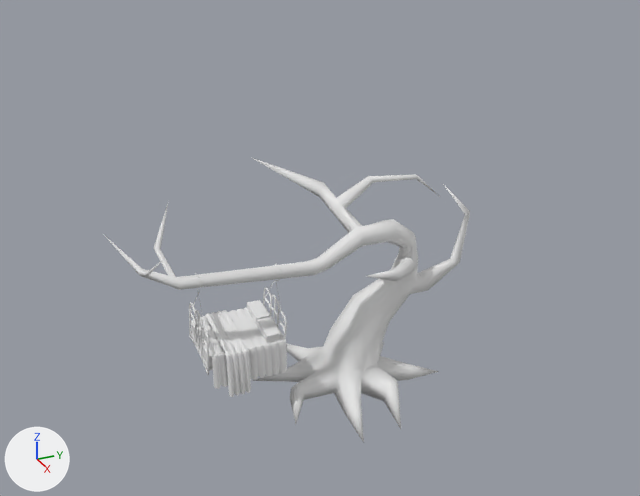
The FBX model Assets/Environment/World/Static/Treebed/Treebed.fbx, before and after one commit.
The view is the same before and after, from a 50 mm camera at (30.9, -15.1, 22.1) aimed at (-0.3, -1.1, 6.5). Arrows for +X, +Y and +Z are at lower left; the lights stay in place. Objects named as collision shapes, trigger or cutter boxes, shadow casters or lower levels of detail are left out. Where no turn or scale is listed for an object, it has been applied to the vertices.

Before the edit, the objects in view are built like this:
```python
me_plane = bpy.data.meshes.new('Plane')
me_plane.from_pydata(...)  # 295 vertices, 336 faces; spans x -4.4..4.7, y -9.9..5.6, z 0.0..9.9
me_plane_006 = bpy.data.meshes.new('Plane.006')
me_plane_006.from_pydata(...)  # 2246 vertices, 2190 faces; spans x -1.54..1.27, y -1.71..1.71, z -1.77..0.72
me_plane_008 = bpy.data.meshes.new('Plane.008')
me_plane_008.from_pydata(...)  # 800 vertices, 684 faces; spans x -1.69..1.6, y -1.18..-0.2, z -2.17..0.25
ob_bed_frame = bpy.data.objects.new('Bed_Frame', me_plane_006)
ob_bed_frame.location = (0.0, -4.98, 4.16)
ob_plane_001 = bpy.data.objects.new('Plane.001', me_plane_008)
ob_plane_001.location = (-0.07, -4.78, 3.62)
ob_tree_base = bpy.data.objects.new('Tree_Base', me_plane)
ob_tree_base.location = (0.0, 0.0, 0.0)
# also in view: 'Plane' at (-0.1, -4.9, 2.8)
```
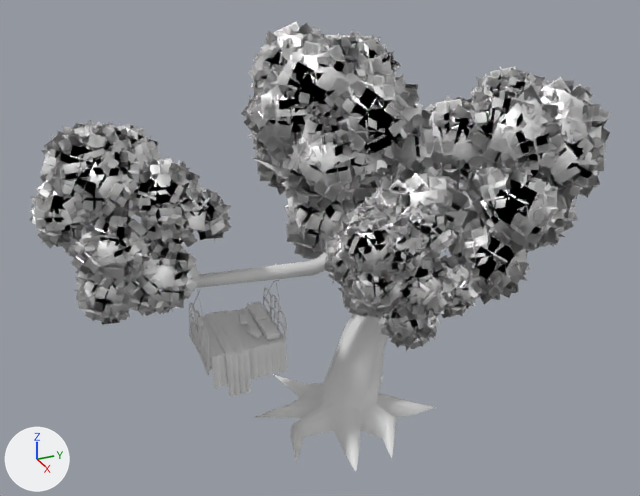
Commit message: + Added Treebed

Pixel boxes [x1, y1, x2, y2] of what changed, in the pictures (640 x 496 px):
'LOD0', added
    after: [29, 120, 231, 325]
'Tree_Base', reshaped
    before: [103, 158, 470, 443]
    after: [153, 158, 469, 472]
'LOD0.002', added
    after: [367, 70, 609, 302]
'LOD0.003', added
    after: [245, 24, 465, 257]
'LOD1.002', added
    after: [366, 67, 610, 304]
'LOD1.003', added
    after: [243, 22, 466, 258]
'LOD0.001', added
    after: [325, 200, 481, 349]
'LOD2.002', added
    after: [364, 67, 610, 300]
'LOD2.003', added
    after: [241, 28, 432, 259]
'LOD1.001', added
    after: [324, 200, 482, 351]
'LOD2.001', added
    after: [325, 202, 482, 349]
'Cube.003', added
    after: [247, 327, 262, 338]
'Cube.004', added
    after: [239, 314, 248, 325]
part 1 of me_plane, cut back
    before: [252, 279, 438, 443]
    after: [255, 314, 435, 472]

Edits to the bpy script that builds the scene:
```text
Change me_plane:
    remove me_plane.from_pydata(...)  # 295 vertices, 336 faces; spans x -4.4..4.7, y -9.9..5.6, z 0.0..9.9
    add me_plane.from_pydata(...)  # 295 vertices, 320 faces; spans x -4.4..4.1, y -9.9..5.6, z -2.0..9.9
    me_plane part 1
    16 faces are deleted
    86 vertices in x -3.1..2.8, y -4.0..4.1, z 0.0..2.1 move by (0.0, 0.0, -2.0)
    16 vertices in x -4.4..2.9, y -2.2..2.7, z 0.0..1.0 move by (0.0, 0.0, -1.9)
    3 vertices in x -0.7..0.7, y 0.5..0.7, z 3.7..3.8 move by (0.0, -0.3, -1.4)
    7 vertices move from x -1.0..4.7, y -1.4..2.0, z 0.0..3.2 to x -1.0..4.1, y -1.4..1.9, z -2.0..1.9
Add ob_lod2_001:
    ob_lod2_001 = bpy.data.objects.new('LOD2.001', me_lod2_001)  # 2016 vertices, 1008 faces; spans x -1.79..4.33, y -7.59..-1.6, z 0.3..6.5; in mat_leaves_mat (its picture is missing)
    ob_lod2_001.location = (1.75, 5.24, 3.14)
Add ob_cube_003:
    ob_cube_003 = bpy.data.objects.new('Cube.003', me_cube_009)  # 122 vertices, 144 faces; spans x -0.349..0.347, y -0.276..0.276, z -0.127..0.127
    ob_cube_003.location = (0.52, -4.44, 3.63)
Add ob_lod1_001:
    ob_lod1_001 = bpy.data.objects.new('LOD1.001', me_lod1_001)  # 4032 vertices, 2016 faces; spans x -1.88..4.35, y -7.57..-1.55, z 0.21..6.54; in mat_leaves_mat (its picture is missing)
    ob_lod1_001.location = (1.75, 5.24, 3.14)
Add ob_lod1_002:
    ob_lod1_002 = bpy.data.objects.new('LOD1.002', me_lod1_002)  # 4032 vertices, 2016 faces; spans x -2.92..6.77, y 0.59..10.57, z 2.14..11.5; in mat_leaves_mat (its picture is missing)
    ob_lod1_002.location = (-1.25, 0.16, 2.16)
Add ob_cube_004:
    ob_cube_004 = bpy.data.objects.new('Cube.004', me_cube_010)  # 122 vertices, 144 faces; spans x -0.337..0.334, y -0.228..0.228, z -0.127..0.127
    ob_cube_004.location = (-0.43, -4.58, 3.8)
Add ob_lod2_003:
    ob_lod2_003 = bpy.data.objects.new('LOD2.003', me_lod2_003)  # 2016 vertices, 1008 faces; spans x -7.52..2.11, y -8.32..1.17, z 2.92..12.44; in mat_leaves_mat (its picture is missing)
    ob_lod2_003.location = (1.13, 5.0, 2.66)
Add ob_lod0:
    ob_lod0 = bpy.data.objects.new('LOD0', me_lod0)  # 6048 vertices, 3024 faces; spans x -3.62..3.43, y -7.12..0.54, z 2.26..10.35; in mat_leaves_mat (its picture is missing)
    ob_lod0.location = (0.0, -5.46, 2.86)
Add ob_lod0_002:
    ob_lod0_002 = bpy.data.objects.new('LOD0.002', me_lod0_002)  # 6048 vertices, 3024 faces; spans x -2.96..6.7, y 0.67..10.49, z 2.22..11.43; in mat_leaves_mat (its picture is missing)
    ob_lod0_002.location = (-1.25, 0.16, 2.16)
Add ob_lod0_003:
    ob_lod0_003 = bpy.data.objects.new('LOD0.003', me_lod0_003)  # 6048 vertices, 3024 faces; spans x -7.67..2.16, y -8.36..1.13, z 2.76..12.6; in mat_leaves_mat (its picture is missing)
    ob_lod0_003.location = (1.13, 5.0, 2.66)
Add ob_lod2_002:
    ob_lod2_002 = bpy.data.objects.new('LOD2.002', me_lod2_002)  # 2016 vertices, 1008 faces; spans x -2.79..6.74, y 0.73..10.49, z 2.28..11.53; in mat_leaves_mat (its picture is missing)
    ob_lod2_002.location = (-1.25, 0.16, 2.16)
Add ob_lod0_001:
    ob_lod0_001 = bpy.data.objects.new('LOD0.001', me_lod0_001)  # 6048 vertices, 3024 faces; spans x -1.9..4.3, y -7.52..-1.6, z 0.26..6.48; in mat_leaves_mat (its picture is missing)
    ob_lod0_001.location = (1.75, 5.24, 3.14)
Add ob_lod1_003:
    ob_lod1_003 = bpy.data.objects.new('LOD1.003', me_lod1_003)  # 4032 vertices, 2016 faces; spans x -7.6..2.24, y -8.4..1.21, z 2.68..12.69; in mat_leaves_mat (its picture is missing)
    ob_lod1_003.location = (1.13, 5.0, 2.66)
```
